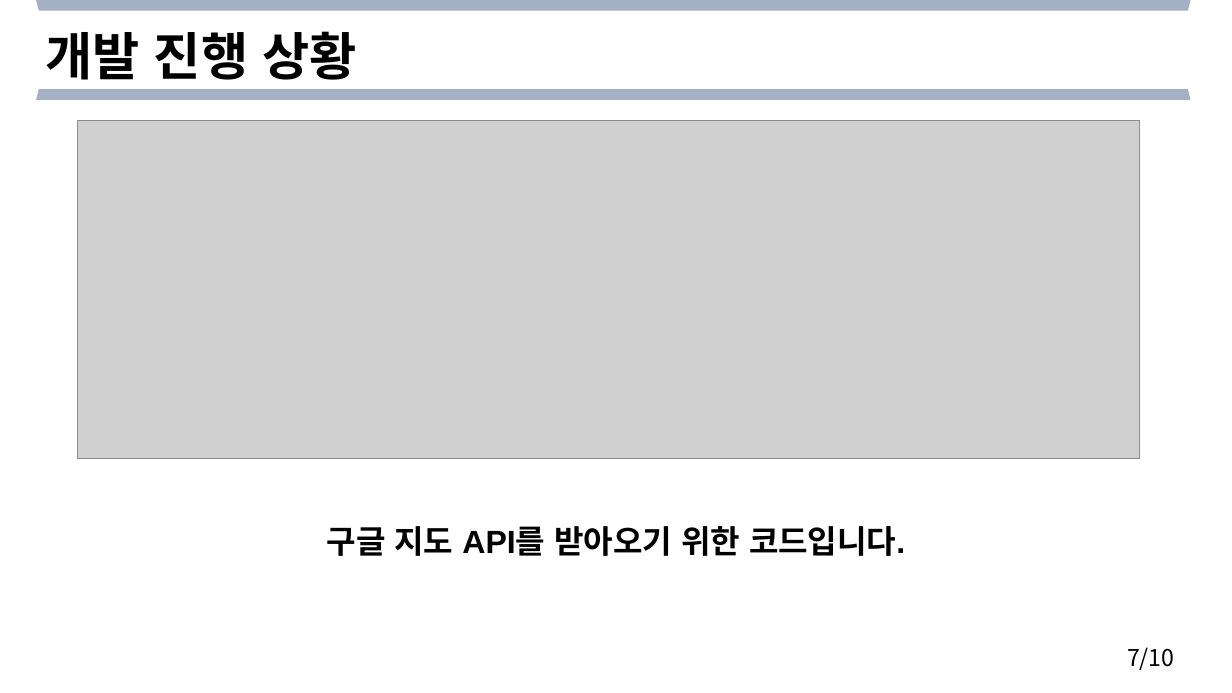
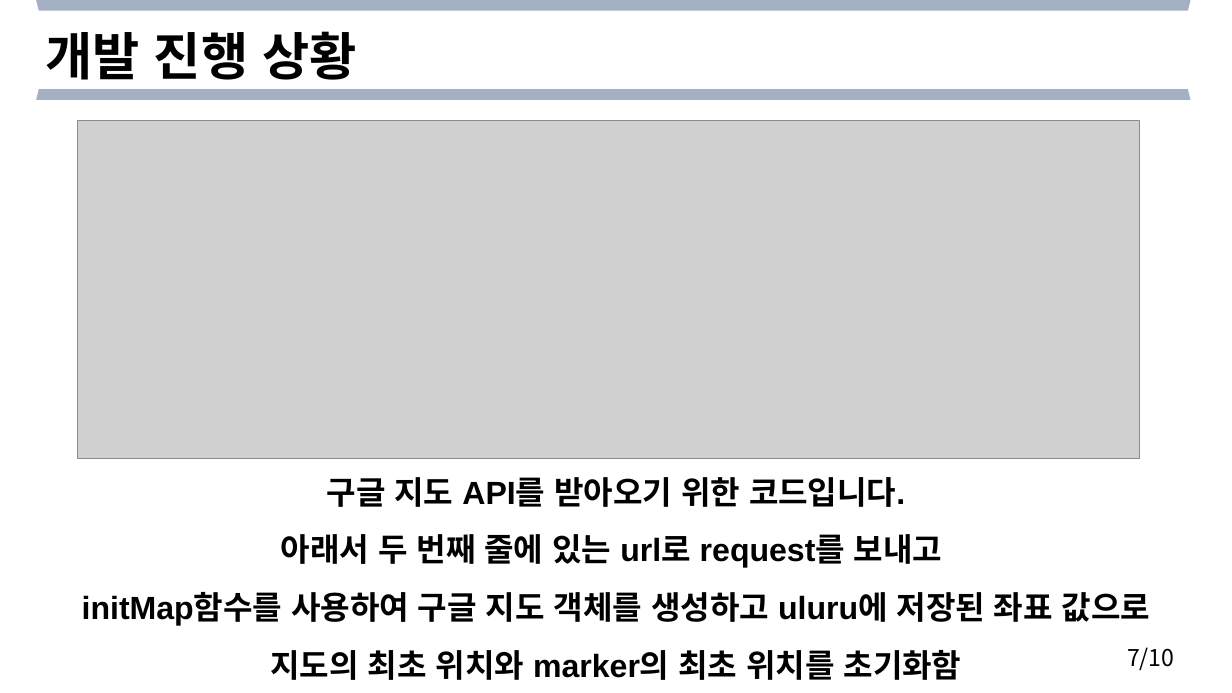
Before and after one commit to Helloworldist/MediWeb, a slide deck: slide 7 of ppt/4주차 발표_3조.pptx. Drawn at 1232x693 pixels with LibreOffice and Linux fonts; fonts in the diff are those of the drawing; grey boxes stand for pictures. Boxes give left, top, right and bottom in pixels: in the first picture for what was removed or moved away, otherwise in the second. Text is boxed around its words. In the diff, an @@ line names an element or a change of style, - is before the commit and + after.

Commit message:
ppt최종

```diff
--- a/ppt/4주차 발표_3조.pptx
+++ b/ppt/4주차 발표_3조.pptx
@@ text "구글 지도 API를 받아오기 위한 ...": place and size @@
-text "구글 지도 API를 받아오기 위한 ..." at bbox=[327, 526, 905, 556]
+text "구글 지도 API를 받아오기 위한 ..." at bbox=[82, 477, 1150, 680]
@@ text at bbox=[82, 534, 1150, 680]: paragraphs added @@
+아래서 두 번째 줄에 있는 url로 request를 보내고
+initMap함수를 사용하여 구글 지도 객체를 생성하고 uluru에 저장된 좌표 값으로 지도의 최초 위치와 marker의 최초 위치를 초기화함
```
